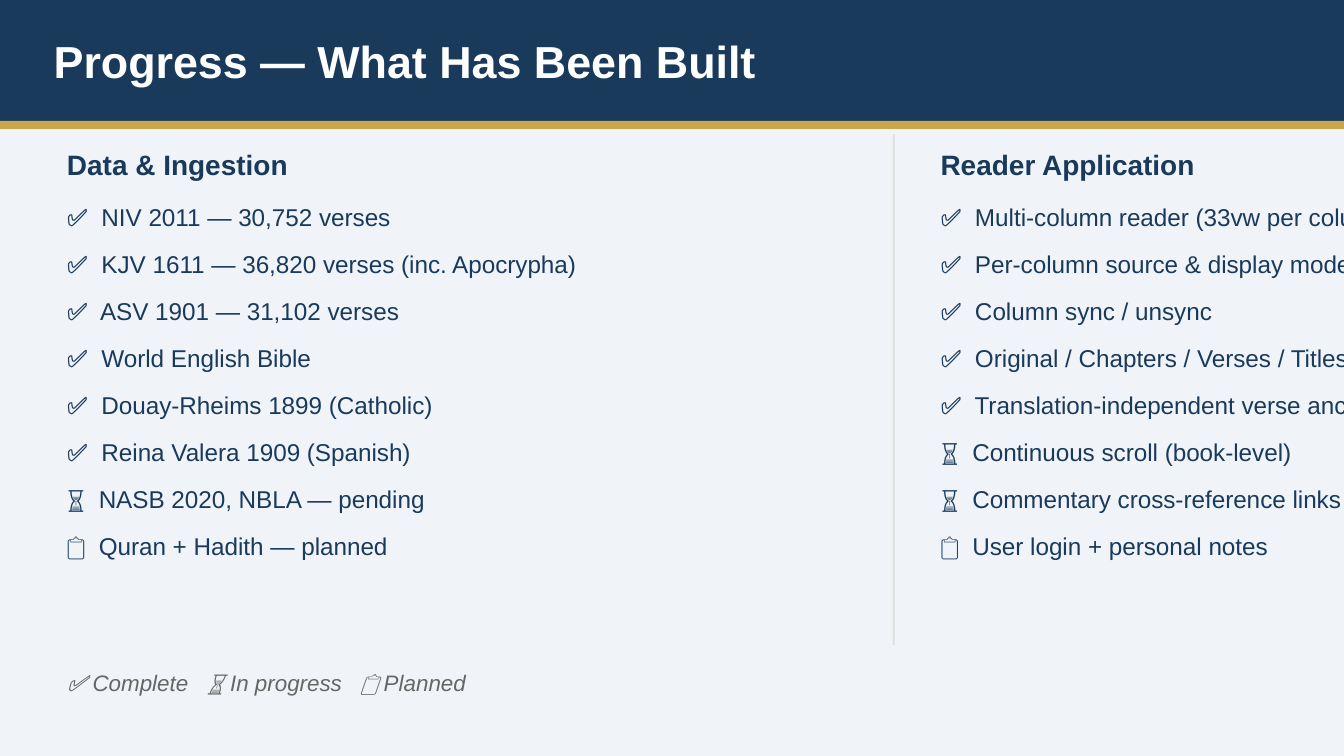
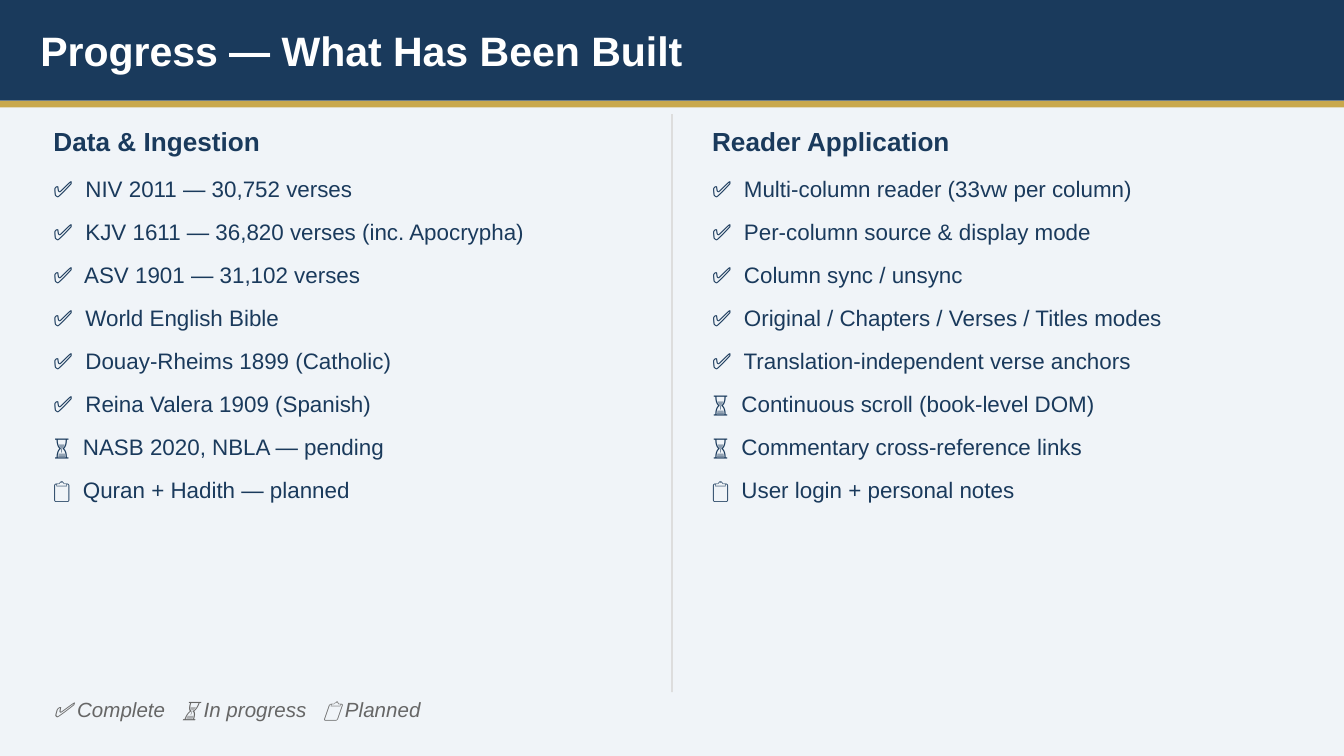
Before and after one commit to christa-claw/religious-texts, a slide deck: slide 4 of docs/religious-texts-overview.pptx. Drawn at 1344x756 pixels with LibreOffice and Linux fonts; fonts in the diff are those of the drawing. Boxes give left, top, right and bottom in pixels: in the first picture for what was removed or moved away, otherwise in the second. Text is boxed around its words. In the diff, an @@ line names an element or a change of style, - is before the commit and + after.

```diff
--- a/docs/religious-texts-overview.pptx
+++ b/docs/religious-texts-overview.pptx
@@ rectangle: place and size @@
-rectangle at (0, 0, 1344, 121)
+rectangle at (0, 0, 1344, 101)
@@ text "Progress — What Has Been ...": place and size @@
-text "Progress — What Has Been ..." at (54, 45, 755, 87)
+text "Progress — What Has Been ..." at (40, 36, 682, 75)
@@ text "Progress — What Has Been ..." at (40, 36, 682, 75): size 24 to 22 pt @@
@@ rectangle: place and size @@
-rectangle at (0, 121, 1344, 129)
+rectangle at (0, 101, 1344, 108)
@@ line moved from (894, 134) - (894, 645) to (672, 114) - (672, 692) @@
@@ text "Data & Ingestion": place and size @@
-text "Data & Ingestion" at (67, 154, 287, 180)
+text "Data & Ingestion" at (53, 132, 260, 157)
@@ text "Data & Ingestion" at (53, 132, 260, 157): size 15 to 14 pt @@
@@ text "Reader Application" at (712, 132, 949, 157): size 15 to 14 pt @@
@@ text "Reader Application": place and size @@
-text "Reader Application" at (941, 154, 1194, 180)
+text "Reader Application" at (712, 132, 949, 157)
@@ text "✅ NIV 2011 — 30,752 ...": place and size @@
-text "✅ NIV 2011 — 30,752 ..." at (101, 209, 390, 229)
+text "✅ NIV 2011 — 30,752 ..." at (85, 181, 352, 200)
@@ text "✅ Multi-column reader (33vw per ...": place and size @@
-text "✅ Multi-column reader (33vw per ..." at (975, 208, 1302, 274)
+text "✅ Multi-column reader (33vw per ..." at (744, 180, 1132, 202)
@@ text "✅ KJV 1611 — 36,820 ...": place and size @@
-text "✅ KJV 1611 — 36,820 ..." at (101, 255, 576, 278)
+text "✅ KJV 1611 — 36,820 ..." at (85, 223, 523, 245)
@@ text at (744, 223, 1091, 245): text changed; size 13 to 12 pt @@
-✅ Per-column source & display mode selector
+✅ Per-column source & display mode
@@ text "✅ ASV 1901 — 31,102 ...": place and size @@
-text "✅ ASV 1901 — 31,102 ..." at (100, 303, 399, 323)
+text "✅ ASV 1901 — 31,102 ..." at (84, 267, 360, 286)
@@ text "✅ Column sync / unsync": place and size @@
-text "✅ Column sync / unsync" at (975, 302, 1212, 325)
+text "✅ Column sync / unsync" at (744, 266, 963, 288)
@@ text "✅ World English Bible": place and size @@
-text "✅ World English Bible" at (101, 349, 311, 372)
+text "✅ World English Bible" at (85, 309, 279, 331)
@@ text "✅ Original / Chapters / ...": place and size @@
-text "✅ Original / Chapters / ..." at (975, 349, 1344, 372)
+text "✅ Original / Chapters / ..." at (744, 309, 1161, 331)
@@ text "✅ Douay-Rheims 1899 (Catholic)": place and size @@
-text "✅ Douay-Rheims 1899 (Catholic)" at (101, 396, 433, 419)
+text "✅ Douay-Rheims 1899 (Catholic)" at (85, 352, 391, 374)
@@ text "✅ Translation-independent verse anchors": place and size @@
-text "✅ Translation-independent verse anchors" at (975, 396, 1301, 419)
+text "✅ Translation-independent verse anchors" at (744, 352, 1131, 374)
@@ text "✅ Reina Valera 1909 (Spanish)": place and size @@
-text "✅ Reina Valera 1909 (Spanish)" at (101, 443, 411, 466)
+text "✅ Reina Valera 1909 (Spanish)" at (85, 395, 371, 417)
@@ text at (741, 395, 1095, 417): text changed; size 13 to 12 pt @@
-⏳ Continuous scroll (book-level)
+⏳ Continuous scroll (book-level DOM)
@@ text "⏳ NASB 2020, NBLA — ...": place and size @@
-text "⏳ NASB 2020, NBLA — ..." at (99, 490, 424, 513)
+text "⏳ NASB 2020, NBLA — ..." at (83, 438, 384, 460)
@@ text "⏳ Commentary cross-reference links": place and size @@
-text "⏳ Commentary cross-reference links" at (972, 490, 1341, 513)
+text "⏳ Commentary cross-reference links" at (741, 438, 1082, 460)
@@ text "📋 Quran + Hadith — ...": place and size @@
-text "📋 Quran + Hadith — ..." at (99, 537, 387, 560)
+text "📋 Quran + Hadith — ..." at (83, 481, 350, 503)
@@ size 13 to 12 pt in 14 elements at (85, 181, 352, 200), (85, 223, 523, 245), (84, 267, 360, 286), (85, 309, 279, 331), (85, 352, 391, 374), (85, 395, 371, 417), (83, 438, 384, 460), (83, 481, 350, 503), (744, 180, 1132, 202), (744, 266, 963, 288), (744, 309, 1161, 331), (744, 352, 1131, 374), (741, 438, 1082, 460), (741, 481, 1015, 503) @@
@@ text "📋 User login + personal ...": place and size @@
-text "📋 User login + personal ..." at (972, 537, 1268, 560)
+text "📋 User login + personal ..." at (741, 481, 1015, 503)
@@ text "✅ Complete ⏳ In progress ...": place and size @@
-text "✅ Complete ⏳ In progress ..." at (93, 675, 466, 696)
+text "✅ Complete ⏳ In progress ..." at (77, 702, 420, 721)
@@ text "✅ Complete ⏳ In progress ..." at (77, 702, 420, 721): size 12 to 11 pt @@
```
Also in this commit, not shown: 6 other slides changed, 5 other files.
